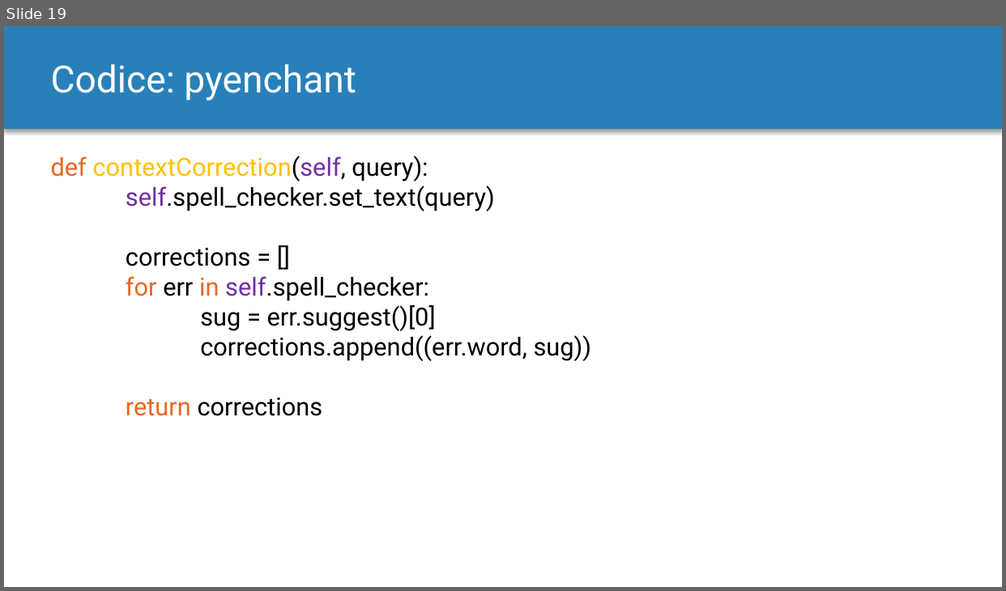
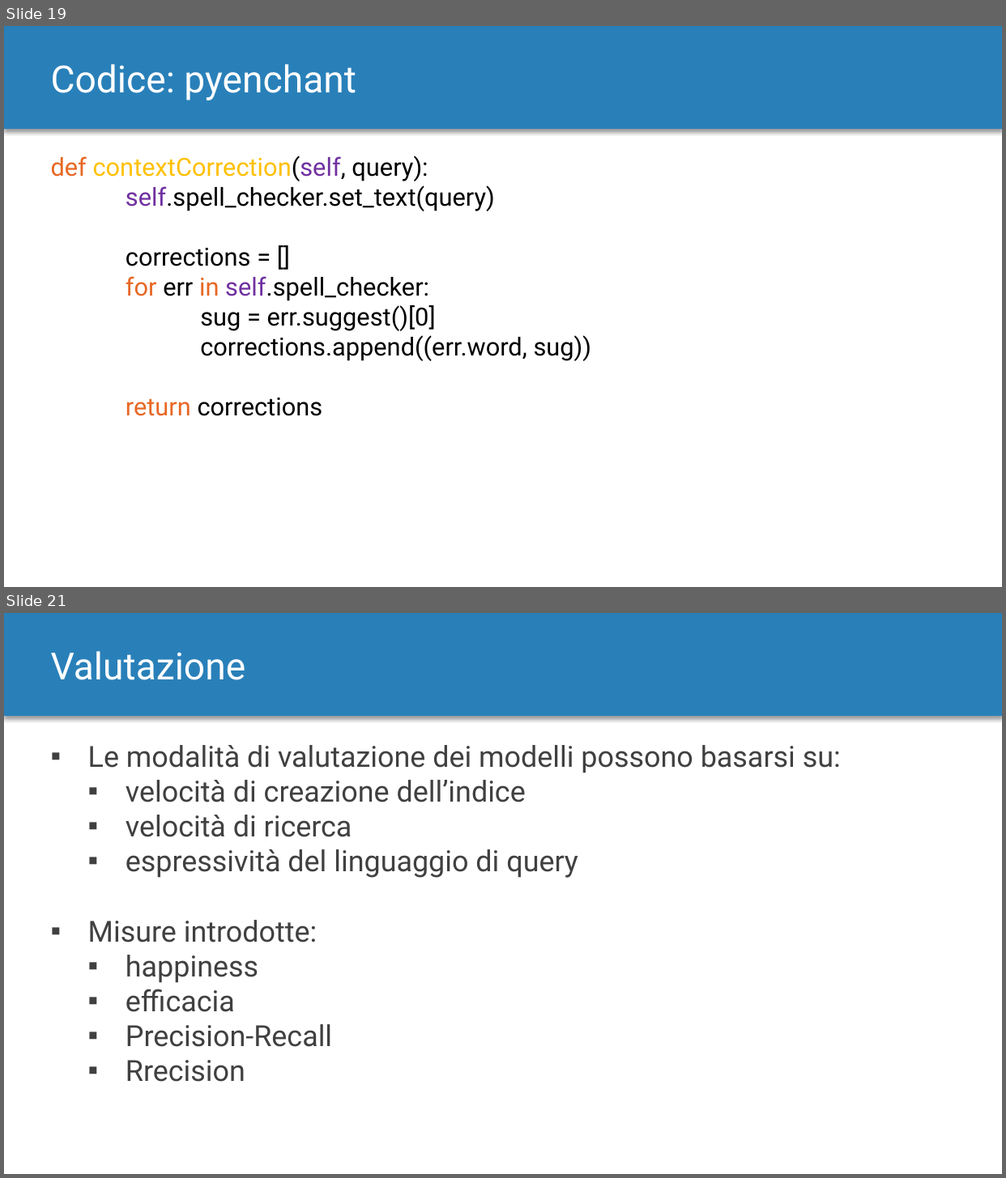
Before and after one commit to MurgoloMichele/GAvI, a slide deck: doc/Progetto.pptx. Shown one above the other, each under a label of ours: slide 19 before the commit, slides 19 and 21 after it; the slides between them are not shown. The pictures are 1006x591 and 1006x1178 pixels, drawn with LibreOffice and Linux fonts; fonts in the diff are those of the drawing. Boxes give left, top, right and bottom in pixels: in the first picture for what was removed or moved away, otherwise in the second. Text is boxed around its words. In the diff, an @@ line names an element or a change of style, - is before the commit and + after.

```diff
--- a/doc/Progetto.pptx
+++ b/doc/Progetto.pptx
@@ slide 21 added at (4, 613, 1002, 1174), background #FFFFFF; not listed: 1 template element that a slide beside it also shows @@
@@ text added at (51, 651, 246, 680), 36 pt, text #FFFFFF @@
+Valutazione
@@ text added at (88, 745, 841, 1082), 28 pt, text #404040 @@
+▪ Le modalità di valutazione dei modelli possono basarsi su:
+  ▪ velocità di creazione dell’indice
+  ▪ velocità di ricerca
+  ▪ espressività del linguaggio di query
+▪ Misure introdotte:
+  ▪ happiness
+  ▪ efficacia
+  ▪ Precision-Recall
+  ▪ Rrecision
```
Also in this commit, not shown: 6 slides changed, 8 other slides added, 2 slides removed, 2 other files.
